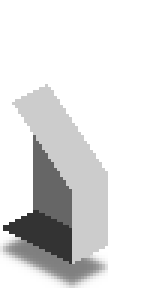
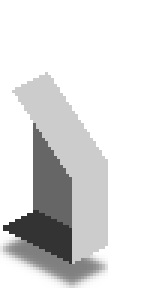
Comparing the layer stacks of the two w=144, h=288 images. Changes:
painted on "Roof" over [12, 75, 45, 102]
renamed "Front copy" to "Front", painted on it over [12, 72, 108, 189]
renamed "Side copy #1" to "Side", painted on it over [33, 72, 108, 189]
